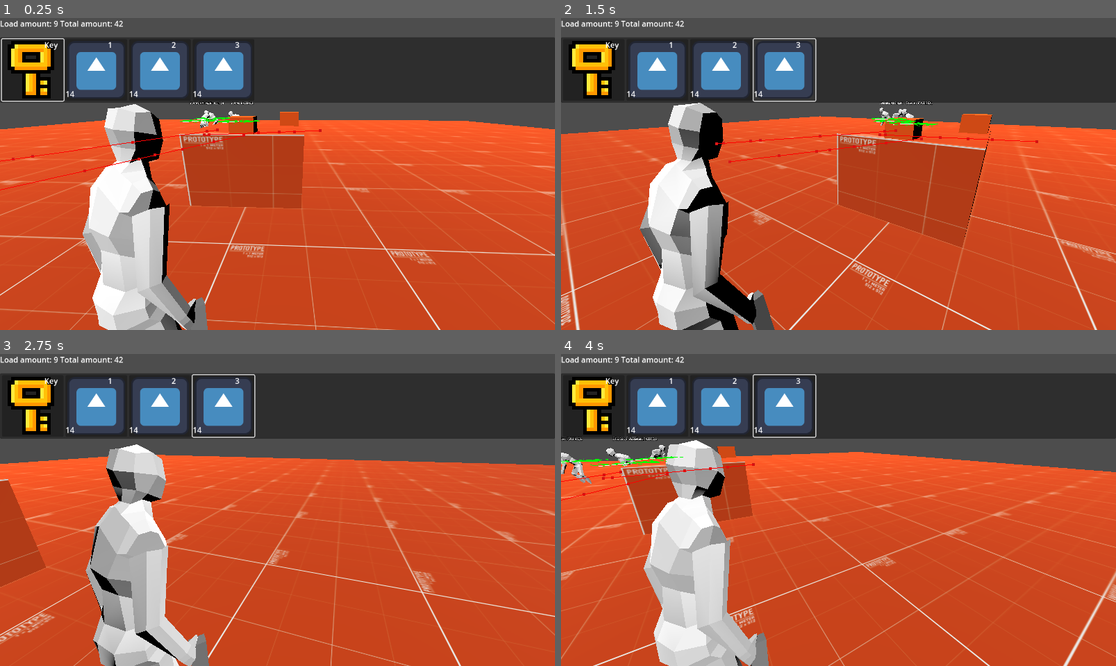
Above: before the commit, frames 1-4 (two rows, left to right).
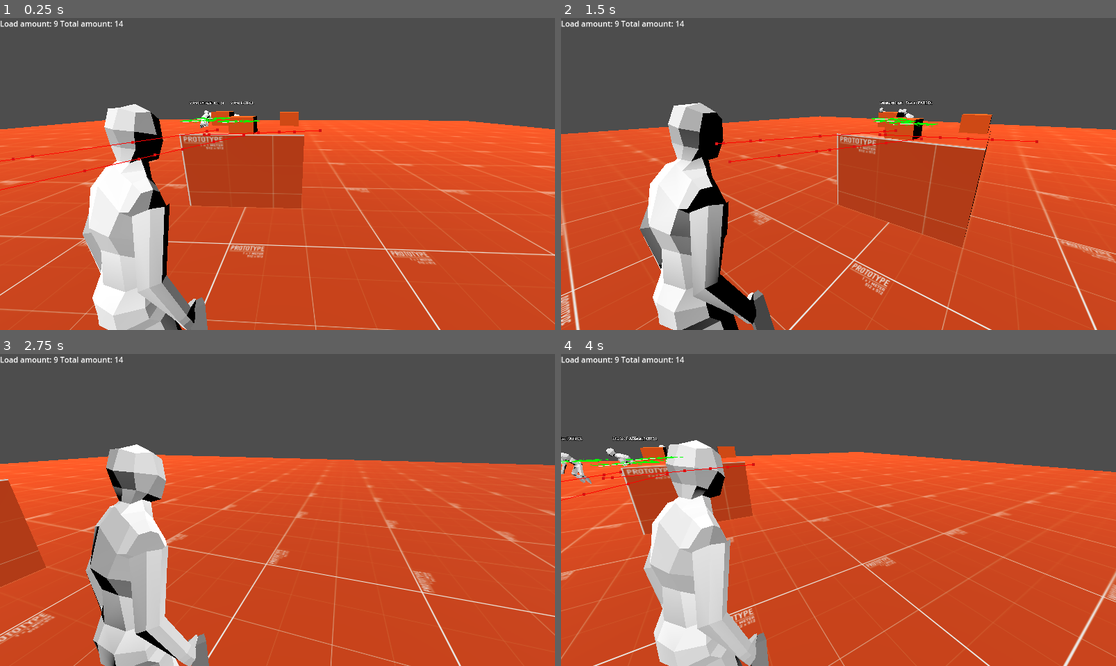
Above: after the commit, the same moments.

Repository: Vosnov/GD_APrototype
Game: Godot game, scene res://main.tscn
The game is run twice, just before and just after one commit, with the same random seed, the same clock (stepped at 60 frames per second) and the same inputs. The engine's default icon, where the game draws it, is replaced by a stand-in: a white triangle on a blue panel in a dark square.
Inputs (mouse positions are in pixels of both pictures, inside the frame that each line leads up to):
- Up to frame 1 (0.25 s): no input
- Up to frame 2 (1.5 s): click (721, 71) at 0.5 s, where only the run before the commit has a clickable "2"; click (783, 71) at 1.25 s, where only the run before the commit has a clickable "3"
- Up to frame 3 (2.75 s): move the mouse to (399, 494) at 2.02 s; hold D (right) from 2.03 s (still down); tap S (bottom) at 2.1 s
- Up to frame 4 (4 s): move the mouse to (727, 525) at 2.77 s; release D (right) at 2.78 s; hold A (left) 2.78-3.53 s; right-click (727, 525) at 2.85 s; tap S (bottom) at 3.05, 3.6 s; move the mouse to (894, 441) at 3.52 s; hold D (right) from 3.53 s (still down)

The runs differ from the first frame. In frame 1, 19% of the frame differs, in the area x 0-100%, y 0-35%; in frame 2, 18%; in frame 3, 19%; in frame 4, 19%.

Commit message:
inventory ammo logic

Diff:
--- a/Data/inventory_data.tres
+++ b/Data/inventory_data.tres
@@ -12,20 +12,6 @@
 DESCRIPTION = ""
 TEXTURE = ExtResource("2_cfya6")
 
-[sub_resource type="Resource" id="Resource_6bah0"]
-script = ExtResource("2_y6jn1")
-AMMO_AMOUNT = 14
-NAME = "2"
-DESCRIPTION = ""
-TEXTURE = ExtResource("2_cfya6")
-
-[sub_resource type="Resource" id="Resource_sgrva"]
-script = ExtResource("2_y6jn1")
-AMMO_AMOUNT = 14
-NAME = "3"
-DESCRIPTION = ""
-TEXTURE = ExtResource("2_cfya6")
-
 [resource]
 script = ExtResource("1_dx3ca")
-ITEMS = Array[Resource("res://Scripts/Data/item_data.gd")]([ExtResource("2_kwwf0"), SubResource("Resource_ccu6t"), SubResource("Resource_6bah0"), SubResource("Resource_sgrva")])
+ITEMS = Array[Resource("res://Scripts/Data/item_data.gd")]([ExtResource("2_kwwf0"), SubResource("Resource_ccu6t")])
--- a/Nodes/Charecters/player.tscn
+++ b/Nodes/Charecters/player.tscn
@@ -147,38 +147,38 @@
 transform = Transform3D(-0.4, 0, -3.49691e-08, 0, 0.4, 0, 3.49691e-08, 0, -0.4, 0, 0, 0)
 
 [node name="Skeleton3D" parent="myNewPlayer/Armature" index="0"]
-bones/0/position = Vector3(0.0013189, -0.3001, -0.0394039)
+bones/0/position = Vector3(0.00145212, -0.32365, -0.0402997)
 bones/0/rotation = Quaternion(0.0186382, -0.196081, -0.00372765, 0.980404)
-bones/1/rotation = Quaternion(0.115814, -0.145278, 0.0186436, 0.982412)
+bones/1/rotation = Quaternion(0.115854, -0.142944, 0.0183441, 0.982755)
 bones/2/rotation = Quaternion(0.110454, -0.194868, -0.0220907, 0.97434)
 bones/3/rotation = Quaternion(-0.186458, 0.365145, -0.00155414, 0.912086)
 bones/4/rotation = Quaternion(-1.28079e-10, 0.14834, 3.04512e-10, 0.988936)
-bones/5/rotation = Quaternion(0.0926421, 0.104466, -0.777614, 0.613042)
-bones/6/position = Vector3(0.04855, 0.456601, 0.0720194)
-bones/6/rotation = Quaternion(0.109423, 0.0768738, -0.512678, 0.848103)
-bones/7/rotation = Quaternion(0.440685, 0.0898056, 0.1563, 0.879376)
-bones/11/rotation = Quaternion(0.139483, -0.0478163, 0.797609, 0.584875)
-bones/12/position = Vector3(-0.0346177, 0.455804, 0.0245389)
-bones/12/rotation = Quaternion(0.0673513, -0.169935, 0.422669, 0.887658)
-bones/13/rotation = Quaternion(0.309168, 0.0496019, -0.00138448, 0.949712)
-bones/17/position = Vector3(0.238245, 0.13297, 0.0253155)
-bones/17/rotation = Quaternion(-0.313338, 0.126795, 0.93039, -0.141835)
+bones/5/rotation = Quaternion(0.0901115, 0.113077, -0.772873, 0.617868)
+bones/6/position = Vector3(0.0493137, 0.456596, 0.0719253)
+bones/6/rotation = Quaternion(0.113644, 0.0807868, -0.517807, 0.844058)
+bones/7/rotation = Quaternion(0.457247, 0.0947935, 0.166417, 0.868473)
+bones/11/rotation = Quaternion(0.136937, -0.0532423, 0.786808, 0.599455)
+bones/12/position = Vector3(-0.033908, 0.455748, 0.0248302)
+bones/12/rotation = Quaternion(0.0687929, -0.173005, 0.434158, 0.881387)
+bones/13/rotation = Quaternion(0.327501, 0.0501852, 0.00828039, 0.943481)
+bones/17/position = Vector3(0.237427, 0.13324, 0.0227432)
+bones/17/rotation = Quaternion(-0.309771, 0.120369, 0.934577, -0.126964)
 bones/17/scale = Vector3(1.00004, 0.999995, 1.00006)
-bones/18/rotation = Quaternion(-0.0776627, -0.0145837, -0.156671, 0.984485)
+bones/18/rotation = Quaternion(-0.0575385, -0.0147041, -0.117262, 0.991324)
 bones/18/scale = Vector3(0.999997, 0.999998, 1)
-bones/19/position = Vector3(-0.256177, 0.127435, 0.0717304)
-bones/19/rotation = Quaternion(0.565946, 0.00597146, 0.823873, 0.0300482)
+bones/19/position = Vector3(-0.255349, 0.127327, 0.0782369)
+bones/19/rotation = Quaternion(0.57218, 0.00408727, 0.81941, 0.0340637)
 bones/19/scale = Vector3(1.00003, 0.999997, 1.00006)
-bones/20/rotation = Quaternion(-0.116351, -0.0120232, 0.198182, 0.973161)
-bones/21/position = Vector3(0.301517, -0.0101624, 0.856654)
-bones/22/position = Vector3(-0.801253, -0.0481077, -0.403556)
-bones/23/position = Vector3(-0.272986, -2.04887, -0.526065)
-bones/24/position = Vector3(-0.359175, -1.15691, 1.07116)
-bones/25/position = Vector3(0.274188, -2.09813, 0.405617)
-bones/26/position = Vector3(-0.0535421, -1.14131, 1.07951)
+bones/20/rotation = Quaternion(-0.118795, -0.0120319, 0.200553, 0.972379)
+bones/21/position = Vector3(0.303055, -0.0133104, 0.856654)
+bones/22/position = Vector3(-0.800759, -0.0483485, -0.400169)
+bones/23/position = Vector3(-0.297736, -2.06831, -0.530244)
+bones/24/position = Vector3(-0.351967, -1.15975, 1.07147)
+bones/25/position = Vector3(0.254444, -2.13055, 0.432646)
+bones/26/position = Vector3(-0.0537455, -1.1415, 1.08039)
 
 [node name="BoneAttachment3D" type="BoneAttachment3D" parent="myNewPlayer/Armature/Skeleton3D" index="2"]
-transform = Transform3D(-0.991217, -0.102762, -0.0832416, 0.0997681, -0.994231, 0.039373, -0.0868075, 0.0307225, 0.995751, -0.801254, -0.0481151, -0.403565)
+transform = Transform3D(-0.99212, -0.0905718, -0.0865711, 0.0856612, -0.994584, 0.0588538, -0.0914329, 0.0509746, 0.994506, -0.800946, -0.0486472, -0.400415)
 bone_name = "Bone.011.R"
 bone_idx = 14
 
--- a/Nodes/UI/inventory_ui.tscn
+++ b/Nodes/UI/inventory_ui.tscn
@@ -1,14 +1,6 @@
-[gd_scene load_steps=4 format=3 uid="uid://dwhdypbxa1gl7"]
+[gd_scene load_steps=3 format=3 uid="uid://dwhdypbxa1gl7"]
 
 [ext_resource type="PackedScene" uid="uid://d3tcd52wyjkjl" path="res://Nodes/UI/slot_ui.tscn" id="1_211y0"]
-
-[sub_resource type="GDScript" id="GDScript_haba5"]
-script/source = "extends Control
-@onready var button = $PanelContainer2/MarginContainer/VBoxContainer/Button
-
-func _ready():
-	button.grab_focus()
-"
 
 [sub_resource type="GDScript" id="GDScript_cyvqe"]
 script/source = "extends HBoxContainer
@@ -43,7 +35,6 @@
 anchor_bottom = 1.0
 grow_horizontal = 2
 grow_vertical = 2
-script = SubResource("GDScript_haba5")
 
 [node name="PanelContainer2" type="PanelContainer" parent="."]
 visible = false
--- a/Nodes/ui.tscn
+++ b/Nodes/ui.tscn
@@ -8,7 +8,8 @@
 @export var INVENTORY_UI: PackedScene
 
 @onready var reload_label = $ReloadData
-@onready var inventory_wrapper = $InventoryWrapper
+
+var inventory_instance: Node
 
 func _init():
 	Events.connect(\"player_reload_data_ui\", _on_reload_data)
@@ -17,11 +18,11 @@
 	reload_label.text = str(\"Load amount: \", amount, \" Total amount: \", total_amount)
 
 func _input(_event):
-	if Input.is_action_just_pressed('ui_menu') and inventory_wrapper.get_child_count() == 0:
-		inventory_wrapper.add_child(INVENTORY_UI.instantiate())
+	if Input.is_action_just_pressed('ui_menu') and inventory_instance == null:
+		inventory_instance = INVENTORY_UI.instantiate()
+		add_child(inventory_instance)
 	if Input.is_action_just_pressed('ui_cancel'):
-		for child in inventory_wrapper.get_children():
-			child.queue_free()
+		if inventory_instance != null: inventory_instance.queue_free()
 
 
 "
@@ -33,14 +34,3 @@
 [node name="ReloadData" type="Label" parent="."]
 offset_right = 40.0
 offset_bottom = 23.0
-
-[node name="InventoryWrapper" type="Control" parent="."]
-layout_mode = 3
-anchors_preset = 15
-anchor_right = 1.0
-anchor_bottom = 1.0
-grow_horizontal = 2
-grow_vertical = 2
-
-[node name="InventoryUI" parent="InventoryWrapper" instance=ExtResource("1_4fkr4")]
-layout_mode = 1
--- a/Scripts/Components/inventory_component.gd
+++ b/Scripts/Components/inventory_component.gd
@@ -5,13 +5,15 @@
 
 func _ready():
 	Inventory.items = INVENTORY_DATA.ITEMS
+	Inventory.max_size = INVENTORY_DATA.MAX_SIZE
+
 	Events.emit_signal('inventory_update', INVENTORY_DATA.ITEMS)
 	Events.connect('item_pick_up', _on_item_pick_up)
 	Events.connect('player_reload', _on_player_reload)
 	Events.connect('inventory_update', _on_inventory_update)
 
 func _on_item_pick_up(item: ItemData):
-	INVENTORY_DATA.ITEMS.push_back(item)
+	item.calc_items(INVENTORY_DATA.ITEMS, item)
 	Events.emit_signal('inventory_update', INVENTORY_DATA.ITEMS)
 
 func _on_player_reload(amount_drop: int):
--- a/Scripts/Data/ammo_data.gd
+++ b/Scripts/Data/ammo_data.gd
@@ -2,3 +2,16 @@
 class_name AmmoData
 
 @export var AMMO_AMOUNT = 14
+@export var MAX_AMMOUNT = 24
+
+func calc_items(items: Array[ItemData], new_item: ItemData):
+	if new_item is AmmoData:
+		var ammo_datas = items.filter(func(f_item): return f_item is AmmoData)
+		for inventory_item in ammo_datas:
+			var free_amount = inventory_item.MAX_AMMOUNT - inventory_item.AMMO_AMOUNT
+			var amount = min(free_amount, new_item.AMMO_AMOUNT)
+			inventory_item.AMMO_AMOUNT += amount
+			new_item.AMMO_AMOUNT -= free_amount
+
+		if new_item.AMMO_AMOUNT > 0 and items.size() <= Inventory.max_size:
+			items.push_back(new_item)
--- a/Scripts/Data/inventory_data.gd
+++ b/Scripts/Data/inventory_data.gd
@@ -2,3 +2,4 @@
 class_name InventoryData
 
 @export var ITEMS: Array[ItemData]
+@export var MAX_SIZE = 6
--- a/Scripts/Data/item_data.gd
+++ b/Scripts/Data/item_data.gd
@@ -4,3 +4,7 @@
 @export var NAME: String
 @export_multiline var DESCRIPTION: String
 @export var TEXTURE: Texture2D
+
+func calc_items(items: Array[ItemData], new_item: ItemData):
+	if items.size() <= Inventory.max_size:
+		items.push_back(new_item)
--- a/Scripts/Player/player.gd
+++ b/Scripts/Player/player.gd
@@ -56,7 +56,6 @@
 	movement(delta)
 
 func _init():
-	return
 	Input.mouse_mode = Input.MOUSE_MODE_CAPTURED
 
 func _input(event):
--- a/Scripts/inventory.gd
+++ b/Scripts/inventory.gd
@@ -2,3 +2,4 @@
 
 var is_open = false
 var items: Array[ItemData] = []
+var max_size = 0
--- a/main.tscn
+++ b/main.tscn
@@ -87,4 +87,7 @@
 [node name="Ammo2" parent="." instance=ExtResource("6_iygk2")]
 transform = Transform3D(1, 0, 0, 0, 1, 0, 0, 0, 1, 0.767375, 1.372, -0.549004)
 
+[node name="Ammo3" parent="." instance=ExtResource("6_iygk2")]
+transform = Transform3D(1, 0, 0, 0, 1, 0, 0, 0, 1, -0.742771, 1.372, -0.549004)
+
 [editable path="CameraController"]
Not shown: 1 places in Data/inventory_data.tres that only renumber resources
